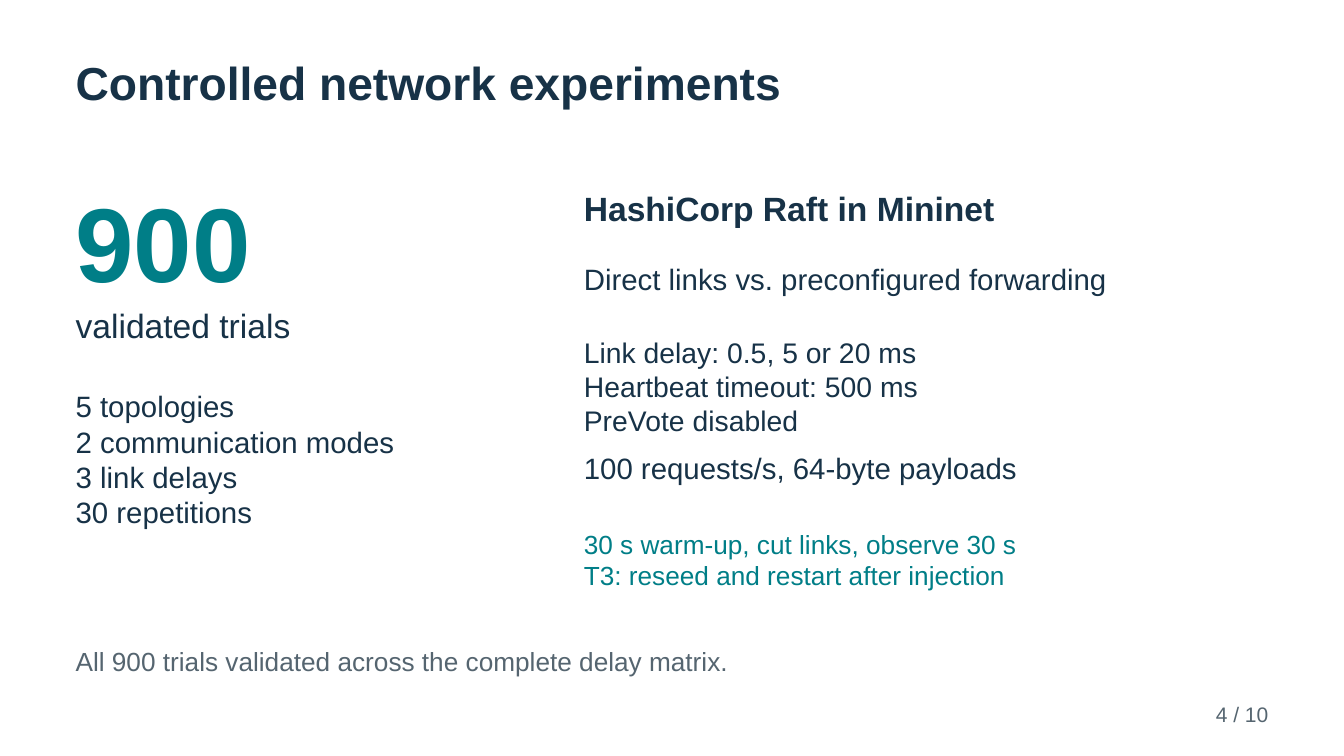
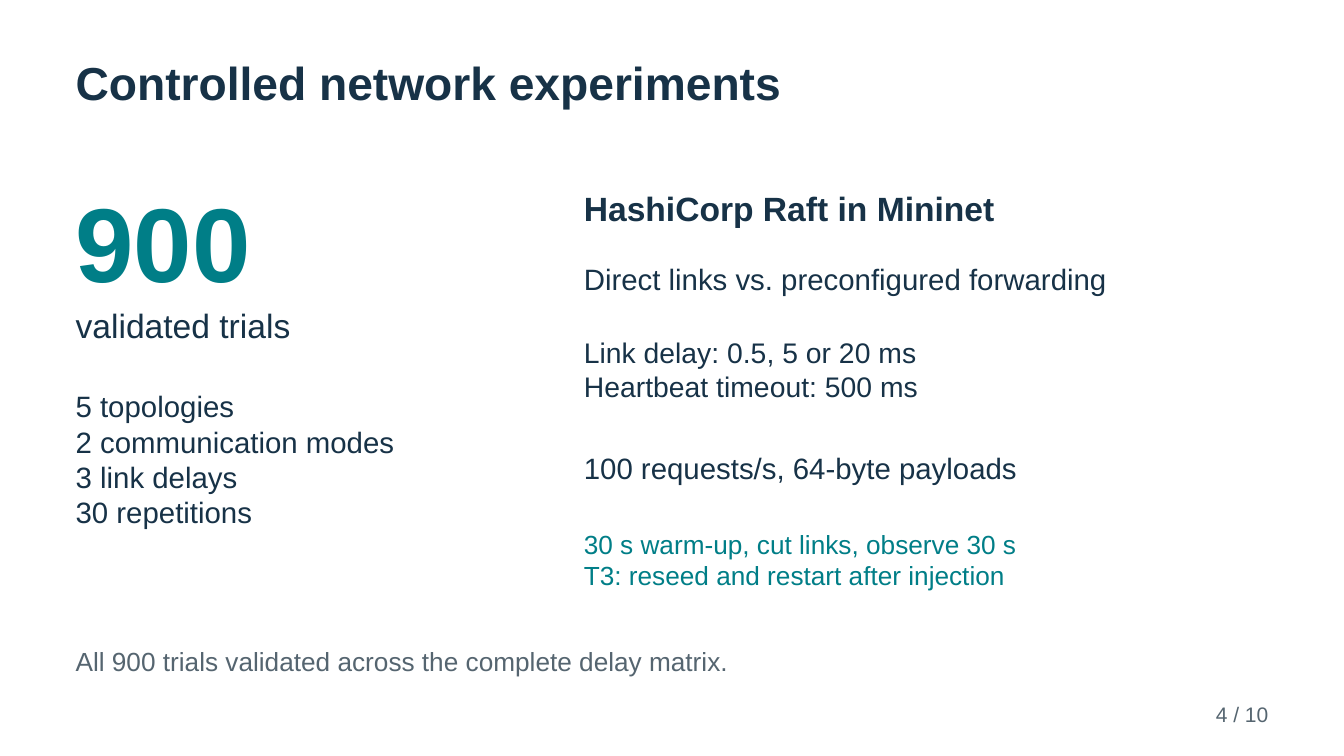
Before and after one commit to TheArtemis/II2202-HT26-Research-Methodology-and-Scientific-Writing, a slide deck: slide 4 of docs/presentation/II2202-final-presentation.pptx. Drawn at 1344x756 pixels with LibreOffice and Linux fonts; fonts in the diff are those of the drawing. Boxes give left, top, right and bottom in pixels: in the first picture for what was removed or moved away, otherwise in the second. Text is boxed around its words. In the diff, an @@ line names an element or a change of style, - is before the commit and + after.

Commit message:
Refine presentation and add opposition preparation

```diff
--- a/docs/presentation/II2202-final-presentation.pptx
+++ b/docs/presentation/II2202-final-presentation.pptx
@@ text at (584, 410, 799, 432): paragraph removed @@
-PreVote disabled
```
Also in this commit, not shown: 3 other files.
